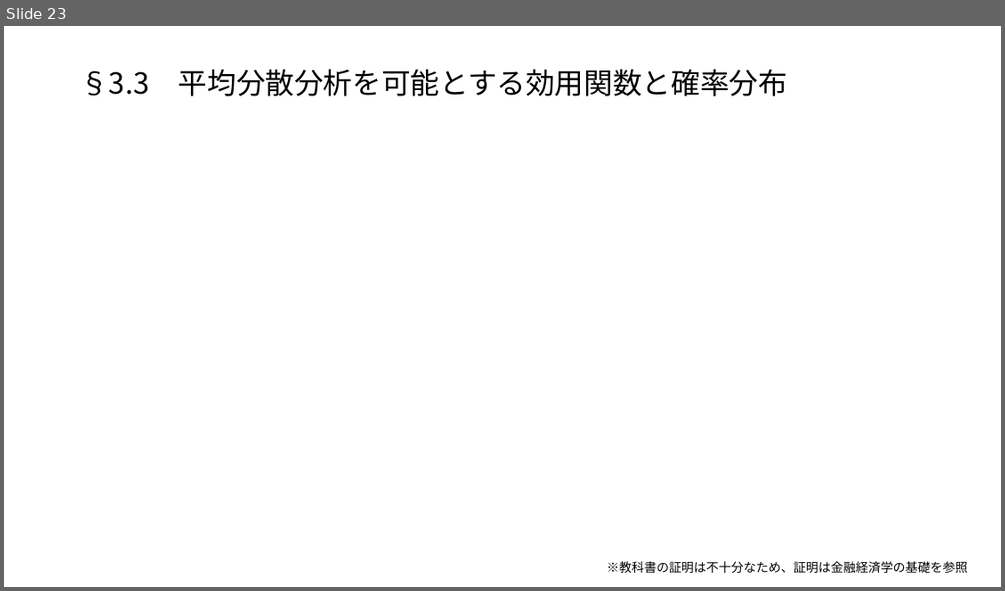
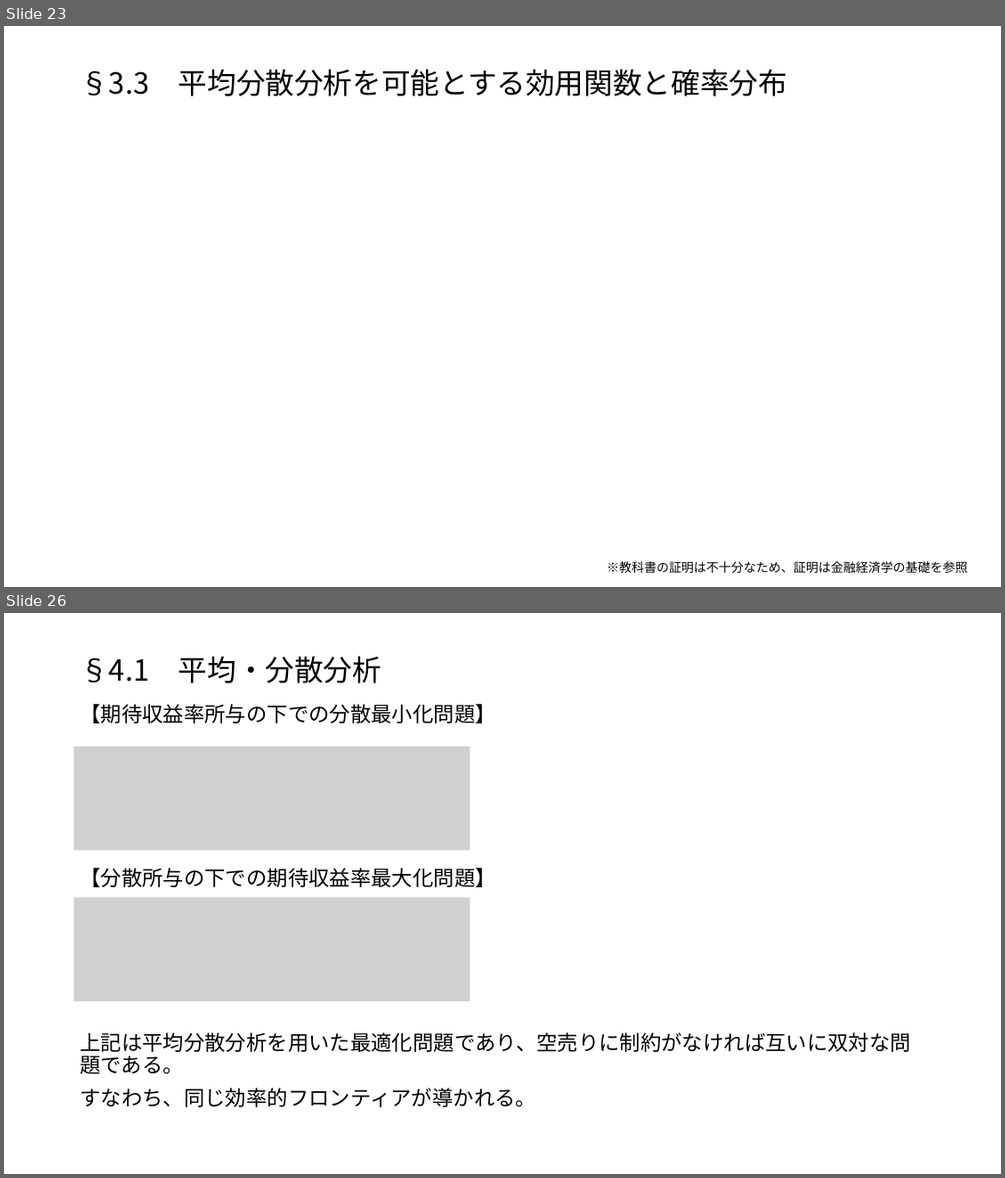
Before and after one commit to macha1811/Long-term-Investment-Theory-and-Practice, a slide deck: 第1章.pptx. Shown one above the other, each under a label of ours: slide 23 before the commit, slides 23 and 26 after it; the slides between them are not shown. The pictures are 1005x591 and 1005x1178 pixels, drawn with LibreOffice and Linux fonts; fonts in the diff are those of the drawing; grey boxes stand for pictures. Boxes give left, top, right and bottom in pixels: in the first picture for what was removed or moved away, otherwise in the second. Text is boxed around its words. In the diff, an @@ line names an element or a change of style, - is before the commit and + after.

```diff
--- a/第1章.pptx
+++ b/第1章.pptx
@@ slide 26 added at (x1=4, y1=613, x2=1001, y2=1174), background #FFFFFF @@
@@ title added at (x1=80, y1=656, x2=381, y2=683), 28 pt, text #000000 @@
+§4.1 平均・分散分析
@@ text added at (x1=80, y1=704, x2=911, y2=1107), 20 pt, text #000000 @@
+【期待収益率所与の下での分散最小化問題】
+【分散所与の下での期待収益率最大化問題】
+上記は平均分散分析を用いた最適化問題であり、空売りに制約がなければ互いに双対な問題である。
+すなわち、同じ効率的フロンティアが導かれる。
@@ picture added at (x1=73, y1=747, x2=469, y2=850) @@
@@ picture added at (x1=73, y1=897, x2=469, y2=1001) @@
```
Also in this commit, not shown: 8 other slides added.
